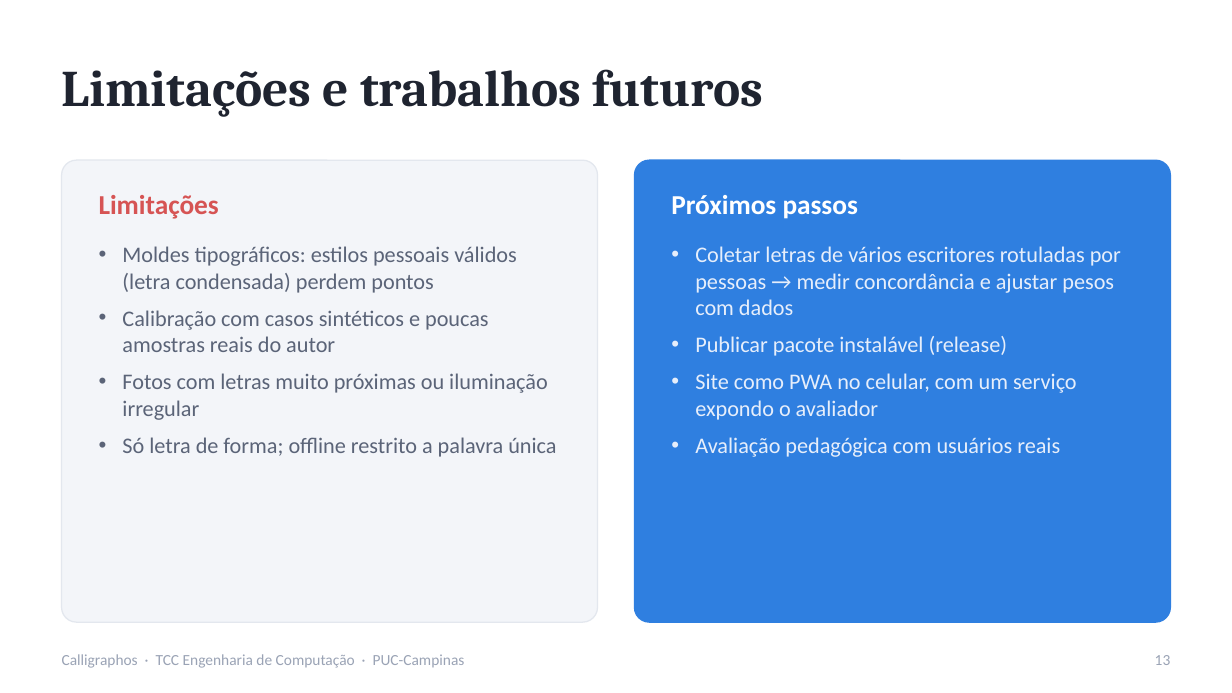
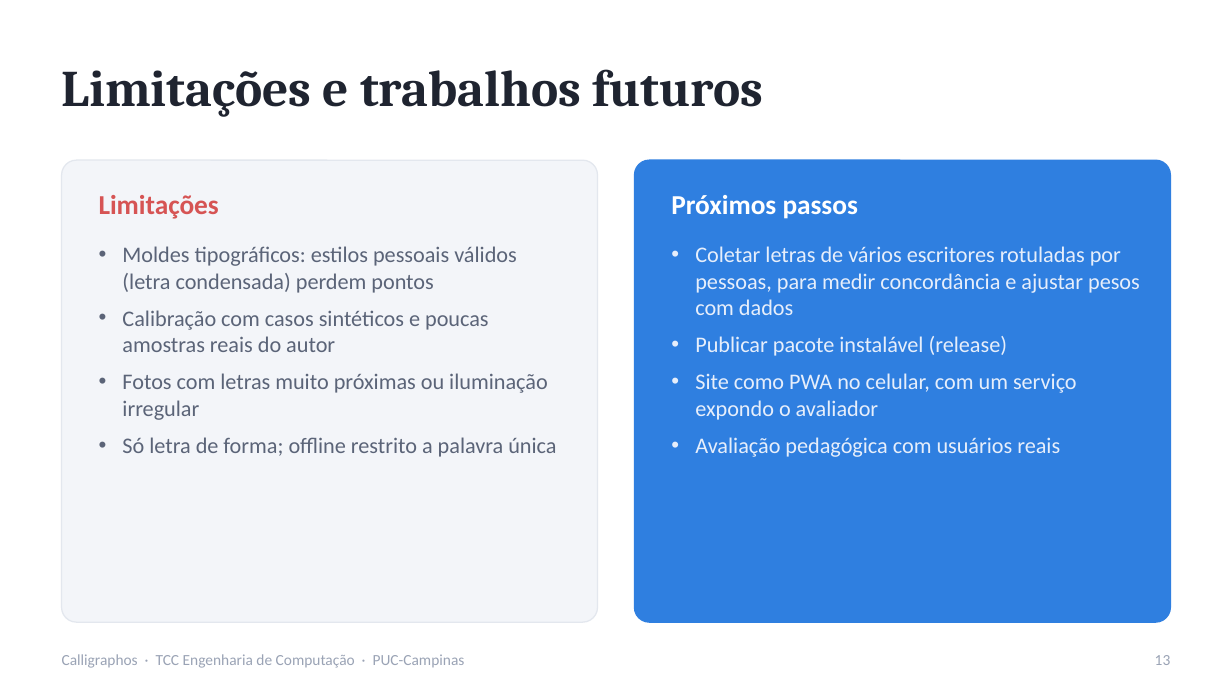
Before and after one commit to Luccavco/Corretor-de-Caligrafia, a slide deck: slide 13 of para artigo/entrega/Apresentacao_Calligraphos.pptx. Drawn at 1232x693 pixels with LibreOffice and Linux fonts; fonts in the diff are those of the drawing. Boxes give left, top, right and bottom in pixels: in the first picture for what was removed or moved away, otherwise in the second. Text is boxed around its words. In the diff, an @@ line names an element or a change of style, - is before the commit and + after.

```diff
--- a/para artigo/entrega/Apresentacao_Calligraphos.pptx
+++ b/para artigo/entrega/Apresentacao_Calligraphos.pptx
@@ text at [695,246,1140,315]: text changed @@
-• Coletar letras de vários escritores rotuladas por pessoas → medir concordância e ajustar pesos com dados
+• Coletar letras de vários escritores rotuladas por pessoas, para medir concordância e ajustar pesos com dados
```
Also in this commit, not shown: 6 other slides changed, 11 other files.
